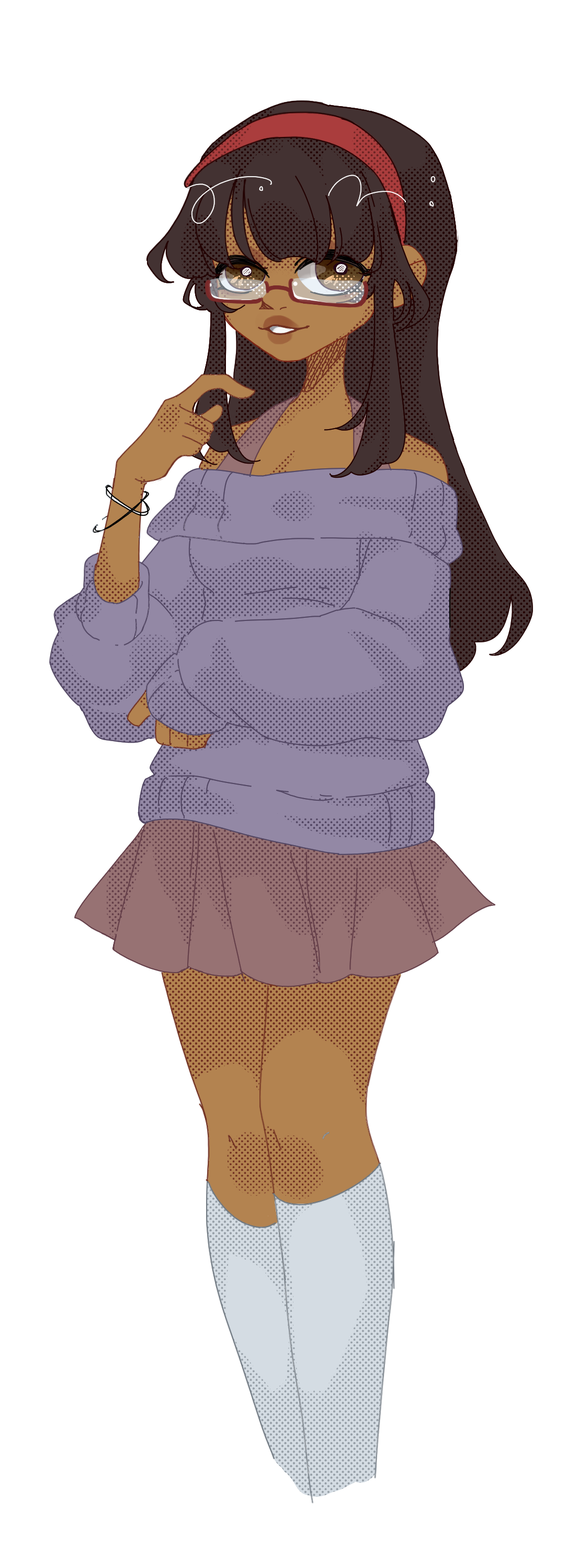
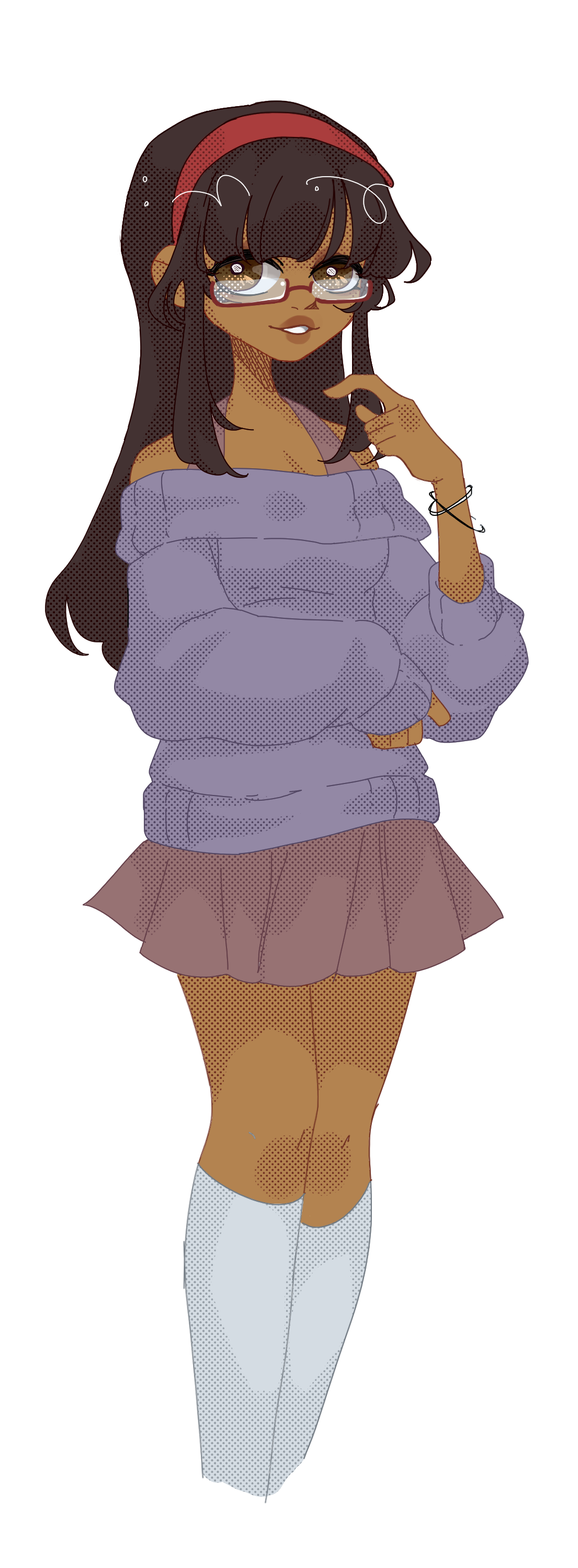
Comparing the layer stacks of the two (578, 1568) images. Changes:
painted on "glasses" over [204, 277, 374, 308]
painted on "bangs Merged" over [117, 100, 461, 479]
painted on "face" over [254, 297, 324, 345]
painted on "eyelids" over [183, 226, 395, 301]
painted on "shine" over [222, 264, 356, 284]
painted on "pupil" over [212, 245, 365, 293]
painted on "whites" over [213, 256, 365, 296]
painted on "Mask Layer" over [150, 181, 428, 363]
painted on "body" over [44, 100, 533, 1504]
